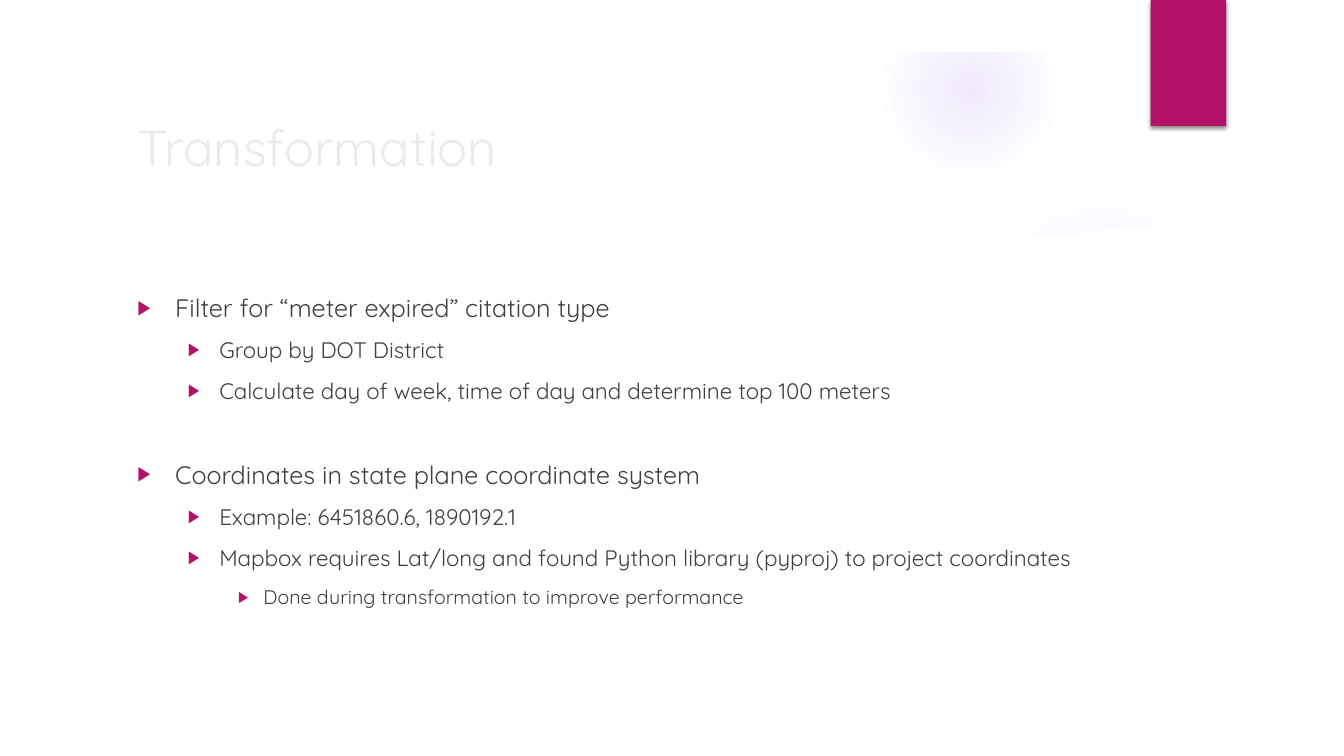
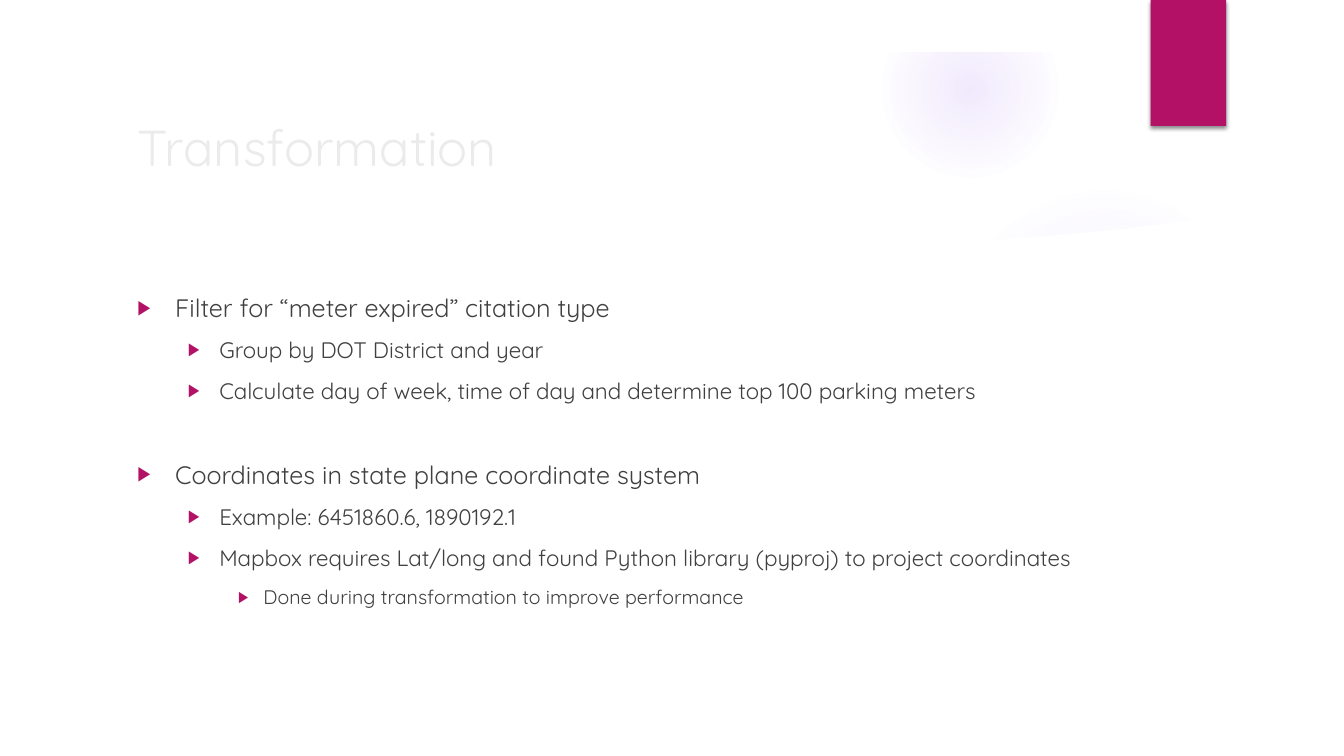
Before and after one commit to fionaweston/celts, a slide deck: slide 7 of project3_Scott.pptx. Drawn at 1344x756 pixels with LibreOffice and Linux fonts; fonts in the diff are those of the drawing; background and template pictures are left out. Boxes give left, top, right and bottom in pixels: in the first picture for what was removed or moved away, otherwise in the second. Text is boxed around its words. In the diff, an @@ line names an element or a change of style, - is before the commit and + after.

Commit message:
Updated powerpoint slides

```diff
--- a/project3_Scott.pptx
+++ b/project3_Scott.pptx
@@ text at [219,341,976,404]: text changed @@
-  ▶ Group by DOT District
-  ▶ Calculate day of week, time of day and determine top 100 meters
+  ▶ Group by DOT District and year
+  ▶ Calculate day of week, time of day and determine top 100 parking meters
```
Also in this commit, not shown: 2 other slides changed.
